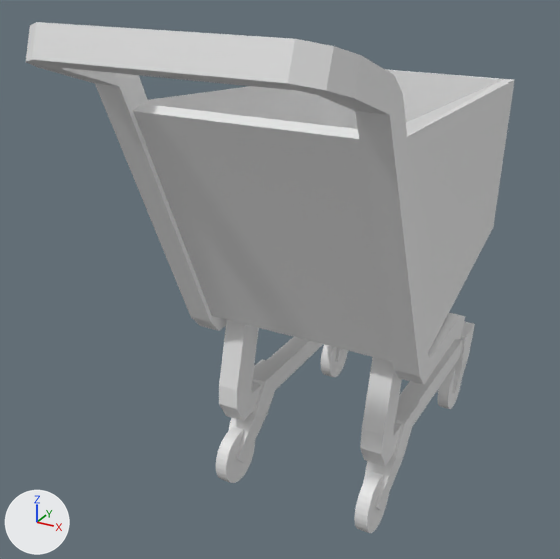
The Blender file Test3D/res/cart.blend, before and after one commit.
The view is the same before and after, from a camera (50 mm lens) standing at (1.41, -3.45, 2.57) and looking at (-0.26, -0.41, 1.05). Arrows for +X, +Y and +Z are at lower left; the lights stay in place.

The scene before the commit, as lines of its bpy script (objects in view):
```python
me_cube = bpy.data.meshes.new('Cube')
me_cube.from_pydata(...)  # 120 vertices, 110 faces; spans x 0.0..0.57, y -1.65..1.08, z 0.09..2.33
me_cube_001 = bpy.data.meshes.new('Cube.001')
me_cube_001.from_pydata(...)  # a 32-sided cylinder along x spanning x -0.031..0.031, y -0.142..0.142, z -0.142..0.142
me_cube_002 = bpy.data.meshes.new('Cube.002')
me_cube_002.from_pydata(...)  # a 32-sided cylinder along x spanning x -0.031..0.031, y -0.142..0.142, z -0.142..0.142
me_cube_003 = bpy.data.meshes.new('Cube.003')
me_cube_003.from_pydata(...)  # a 32-sided cylinder along x spanning x -0.031..0.031, y -0.142..0.142, z -0.142..0.142
me_cube_004 = bpy.data.meshes.new('Cube.004')
me_cube_004.from_pydata(...)  # a 32-sided cylinder along x spanning x -0.031..0.031, y -0.142..0.142, z -0.142..0.142
ob_cube = bpy.data.objects.new('Cube', me_cube)
ob_cube.location = (0.0, 0.0, 0.0)
_m = ob_cube.modifiers.new('Mirror', 'MIRROR')
_m.use_clip = True
ob_cube_001 = bpy.data.objects.new('Cube.001', me_cube_001)
ob_cube_001.location = (-0.379, 0.537, 0.138)
ob_cube_002 = bpy.data.objects.new('Cube.002', me_cube_002)
ob_cube_002.location = (-0.379, -0.659, 0.138)
ob_cube_003 = bpy.data.objects.new('Cube.003', me_cube_003)
ob_cube_003.location = (0.379, 0.537, 0.138)
ob_cube_004 = bpy.data.objects.new('Cube.004', me_cube_004)
ob_cube_004.location = (0.379, -0.659, 0.138)
```
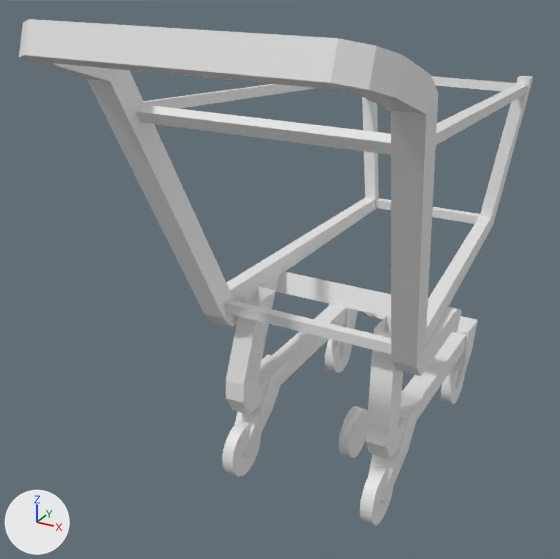
The change in detail:
me_cube is used by ob_cube; location (0.0, 0.0, 0.0).
me_cube had 120 vertices, 110 faces and spanned x 0.0..0.57, y -1.65..1.08, z 0.09..2.33.
me_cube now has 156 vertices, 139 faces and spans x 0.0..0.67, y -1.65..1.1, z 0.09..2.33.
me_cube part 1: a new loose piece, a box spanning x 0.0..0.365, y 0.933..0.983, z 0.995..1.045.
me_cube part 2: a new loose piece of 24 vertices spanning x 0.0..0.62, y -1.13..1.08, z 1.76..1.97.
me_cube part 3: a new loose piece of 16 vertices spanning x 0.34..0.52, y -0.69..1.1, z 0.9..1.86.
Part 4, on me_cube:
23 vertices are removed from x 0.0..0.57, y -1.17..1.08, z 0.87..2.0.
23 faces are deleted.
16 vertices in x 0.46..0.57, y -0.72..-0.07, z 0.8..0.95 move by (-0.03, 0.0, 0.0).
10 vertices in x 0.44..0.46, y -1.65..-1.13, z 2.08..2.33 move by (0.09, 0.0, 0.0).
10 vertices in x 0.41..0.57, y -1.6..-1.13, z 2.08..2.31 move by (0.1, 0.0, 0.0).
11 vertices are added at x 0.0..0.48, y -0.71..-0.45, z 0.93..0.98.
10 new faces join them.
Object 'Cube' (ob_cube) moves from (0.0, 0.0, 0.0) to (0.0, 0.061, 0.0).
Object 'Cube.001' (ob_cube_001) moves from (-0.379, 0.537, 0.138) to (-0.379, 0.598, 0.138).
Object 'Cube.002' (ob_cube_002) moves from (-0.379, -0.659, 0.138) to (-0.379, -0.598, 0.138).
Object 'Cube.003' (ob_cube_003) moves from (0.379, 0.537, 0.138) to (0.379, 0.598, 0.138).
Object 'Cube.004' (ob_cube_004) moves from (0.379, -0.659, 0.138) to (0.379, -0.598, 0.138).
Object 'Wheel' (ob_wheel) is new; it shows a copy of the mesh of ob_cube_004.
Its location is (0.0, 0.0, 0.0).

Changed parts and their boxes [x1, y1, x2, y2] in the pictures (560 x 559 px):
'Cube', reshaped, moved
    before: [26, 22, 515, 511]
    after: [19, 19, 533, 503]
'Cube.002', moved
    before: [216, 427, 255, 483]
    after: [222, 421, 261, 476]
'Cube.004', moved
    before: [354, 471, 389, 533]
    after: [360, 464, 394, 525]
'Wheel', added
    after: [339, 406, 368, 458]
'Cube.001', moved
    before: [321, 345, 348, 377]
    after: [325, 339, 352, 373]
'Cube.003', moved
    before: [438, 368, 462, 409]
    after: [441, 364, 465, 404]
part 1 of me_cube, added
    after: [375, 198, 480, 224]
part 2 of me_cube, added
    after: [136, 76, 527, 155]
part 3 of me_cube, added
    after: [226, 76, 533, 343]
part 4 of me_cube, cut back
    before: [26, 22, 515, 429]
    after: [19, 19, 462, 425]
